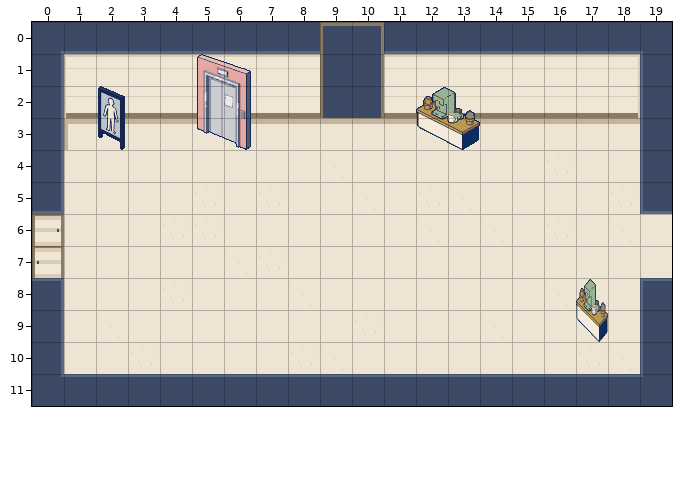
Tiled map (JSON): public/assets/maps/brain/lobby.tmj. The picture above was drawn from the file before the commit.
Cells are 32x32 px. Shown: x 0..19, y 0..11.
After:
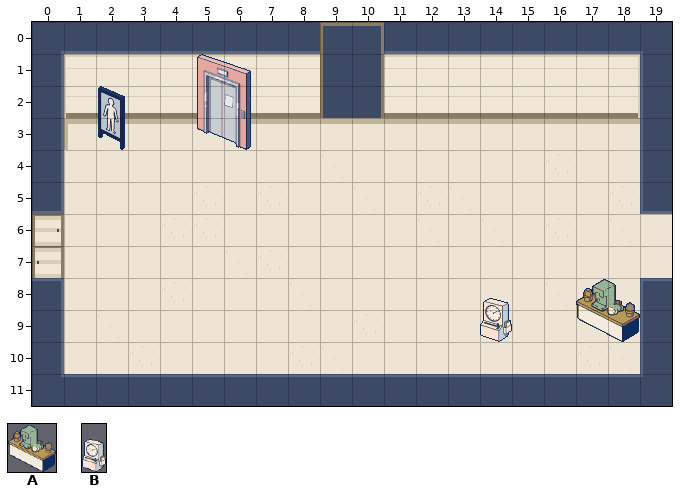
Key: from "props": A 2 "prop-tea-station", B 3 "prop-punch-clock".
Objects are placed by their top-left corner, in cells (3,4 is the top-left corner of cell 3,4); size is 1x1 cell unless given.
From old to new:
--- layer "props"
-A "punch-clock" at 17,8 size 1x2
+A "tea-station" at 17,8 size 2x2
+B "punch-clock" at 14,8 size 1x2
-A "tea-station" at 12,2 size 2x2
